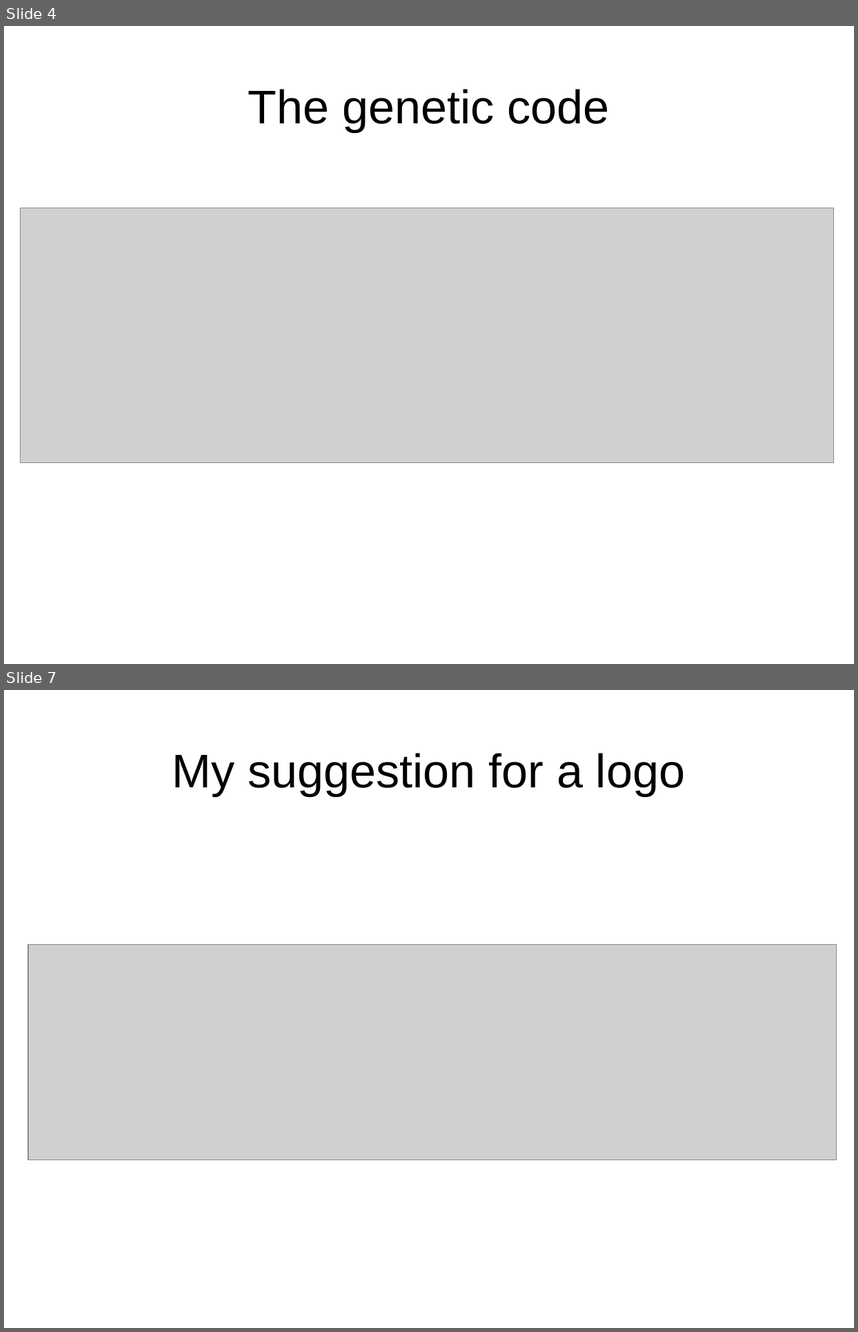
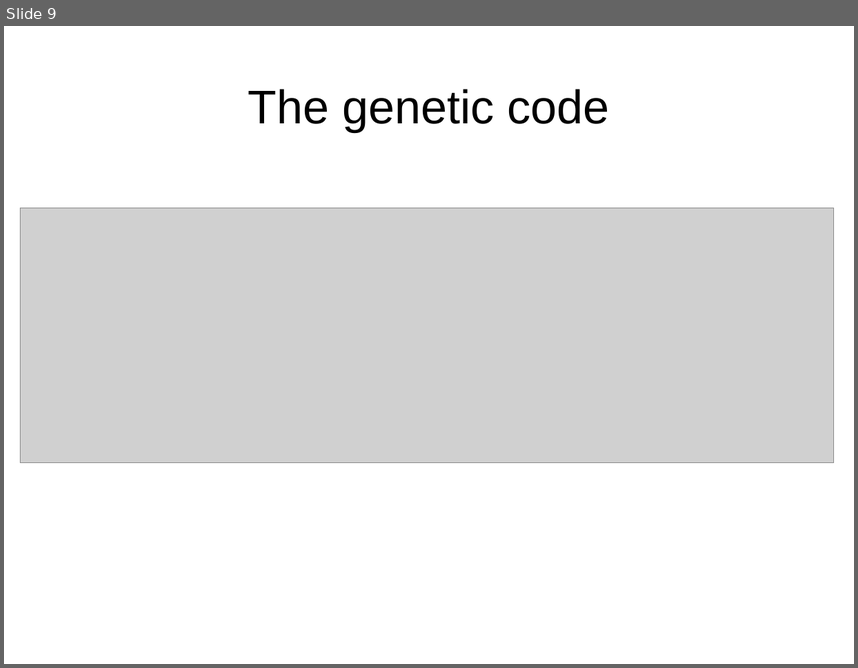
Before and after one commit to richelbilderbeek/tece_logo, a slide deck: presentation.odp. Shown one above the other, each under a label of ours: slides 4 and 7 before the commit, slide 9 after it; the slides between them are not shown. The pictures are 858x1332 and 858x668 pixels, drawn with LibreOffice and Linux fonts; fonts in the diff are those of the drawing; grey boxes stand for pictures. Boxes give left, top, right and bottom in pixels: in the first picture for what was removed or moved away, otherwise in the second. Text is boxed around its words. In the diff, an @@ line names an element or a change of style, - is before the commit and + after.

```diff
--- a/presentation.odp
+++ b/presentation.odp
@@ slide 7 removed at [4, 690, 854, 1328], background #FFFFFF @@
@@ title removed at [172, 753, 685, 796] @@
-My suggestion for a logo
@@ picture removed at [28, 945, 837, 1160] @@
@@ what was slide 4 is now slide 9 @@
```
Also in this commit, not shown: 2 slides changed, 6 slides added, 4 other files.
